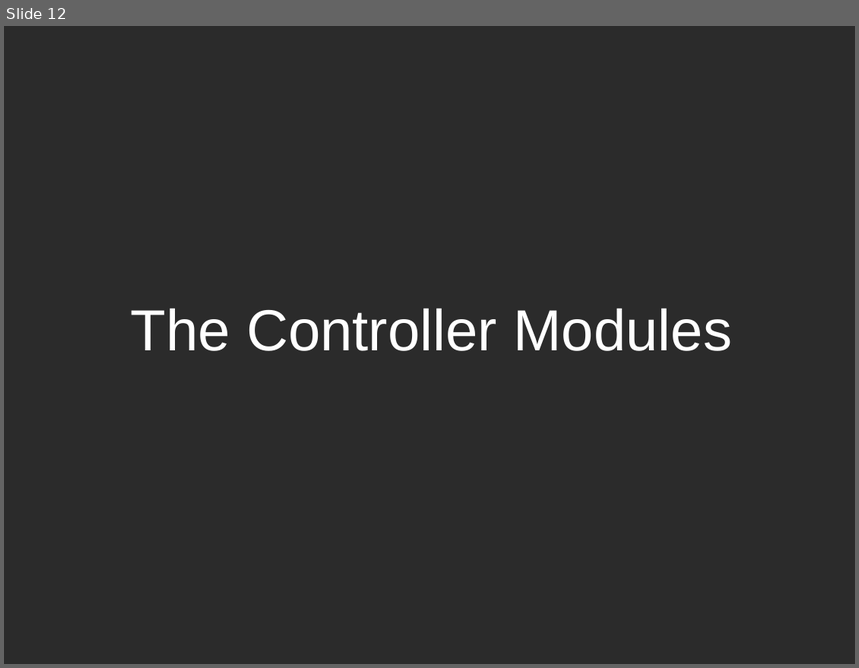
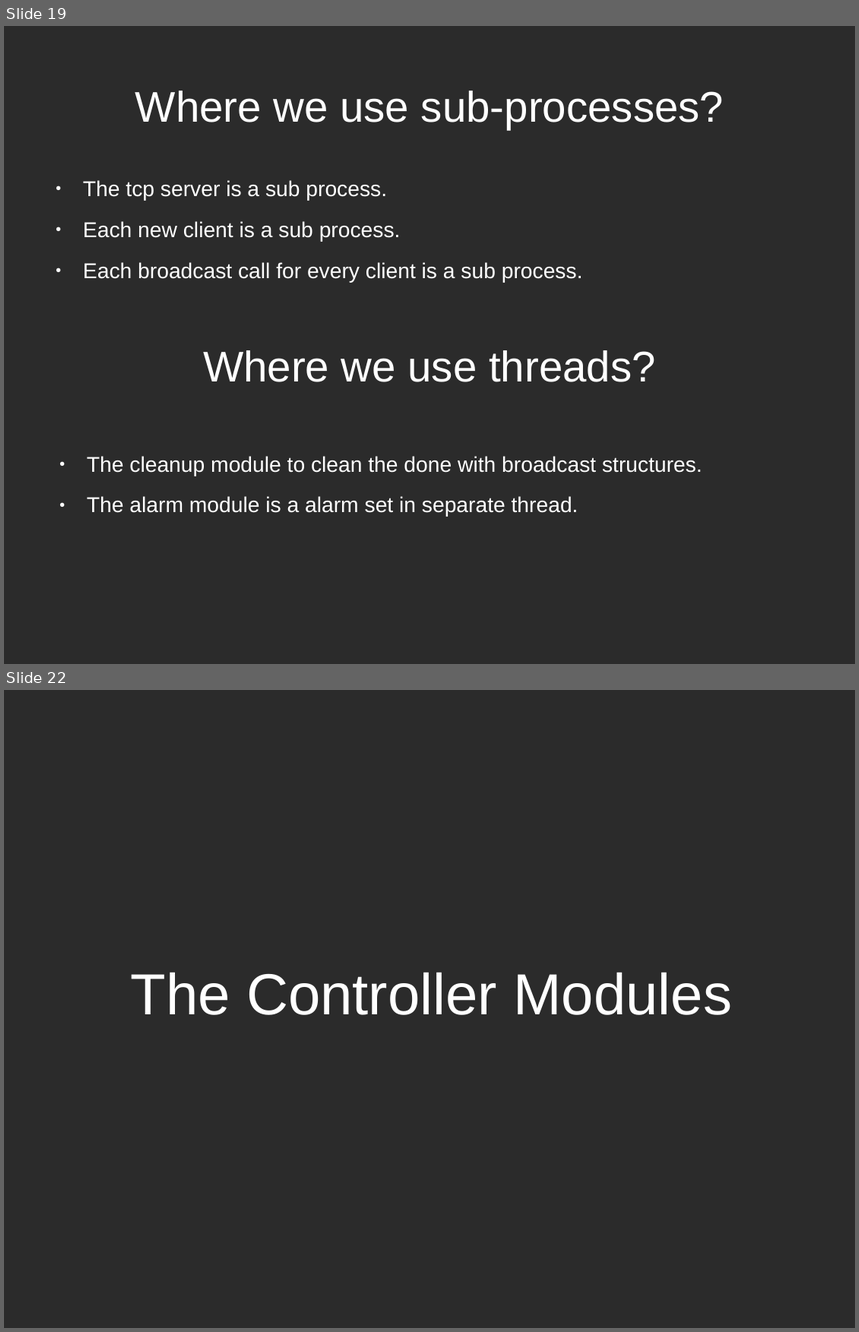
Before and after one commit to r0ck3r008/sdn-proj, a slide deck: review.odp. Shown one above the other, each under a label of ours: slide 12 before the commit, slides 19 and 22 after it; the slides between them are not shown. The pictures are 859x668 and 859x1332 pixels, drawn with LibreOffice and Linux fonts; fonts in the diff are those of the drawing; background and template pictures are left out; a plain dark background stands for a picture behind light text. Boxes give left, top, right and bottom in pixels: in the first picture for what was removed or moved away, otherwise in the second. Text is boxed around its words. In the diff, an @@ line names an element or a change of style, - is before the commit and + after.

```diff
--- a/review.odp
+++ b/review.odp
@@ slide 19 added at (4, 26, 855, 664), background picture (left out) @@
@@ title added at (135, 91, 724, 129), 40 pt, text #FFFFFF @@
+Where we use sub-processes?
@@ text added at (83, 180, 583, 283), 20 pt, text #FFFFFF @@
+● The tcp server is a sub process.
+● Each new client is a sub process.
+● Each broadcast call for every client is a sub process.
@@ title added at (203, 351, 655, 382), 40 pt, text #FFFFFF @@
+Where we use threads?
@@ text added at (87, 456, 702, 517), 20 pt, text #FFFFFF @@
+● The cleanup module to clean the done with broadcast structures.
+● The alarm module is a alarm set in separate thread.
@@ what was slide 12 is now slide 22 @@
```
Also in this commit, not shown: 4 slides changed, 16 other slides added, 5 slides removed, 1 other file.
